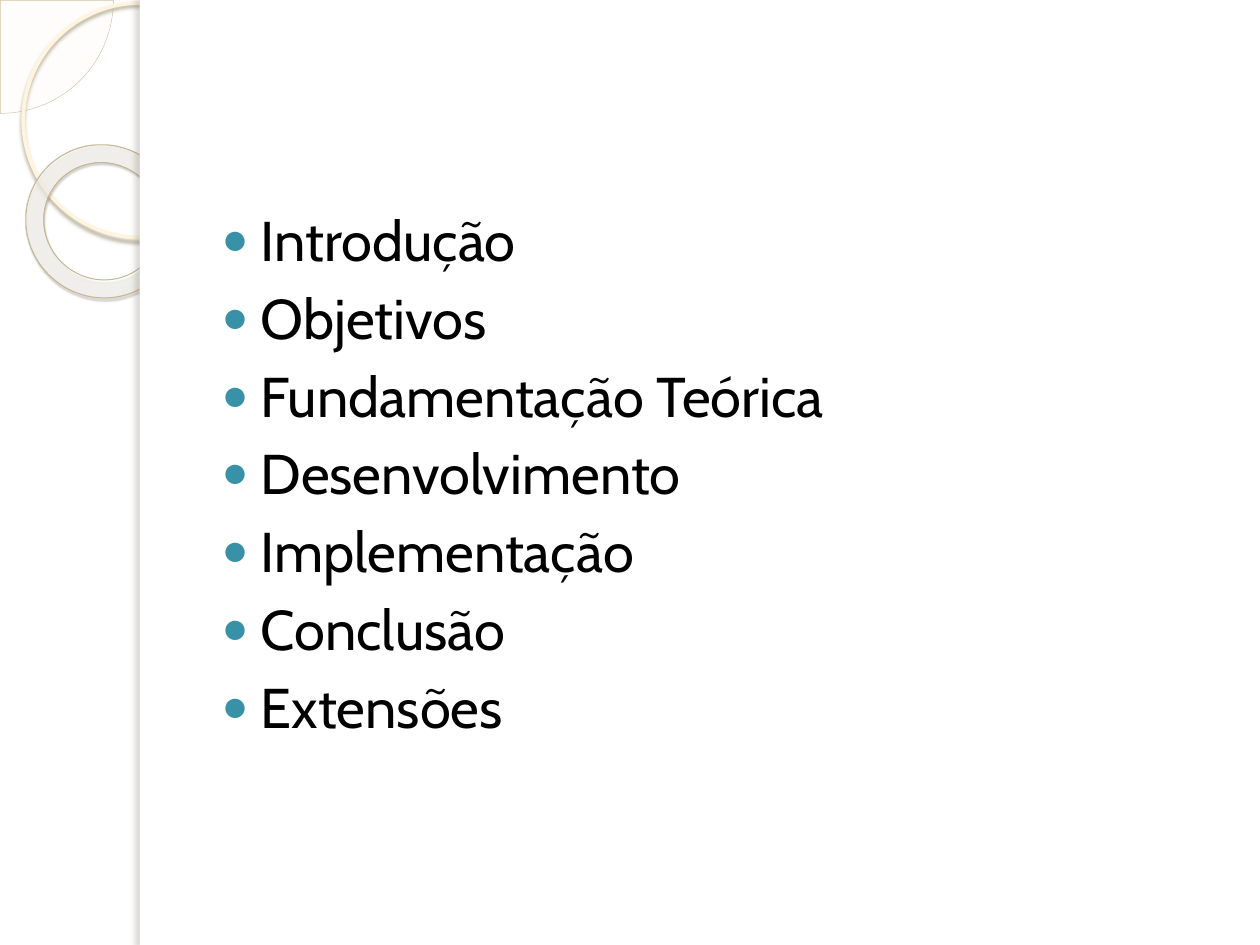
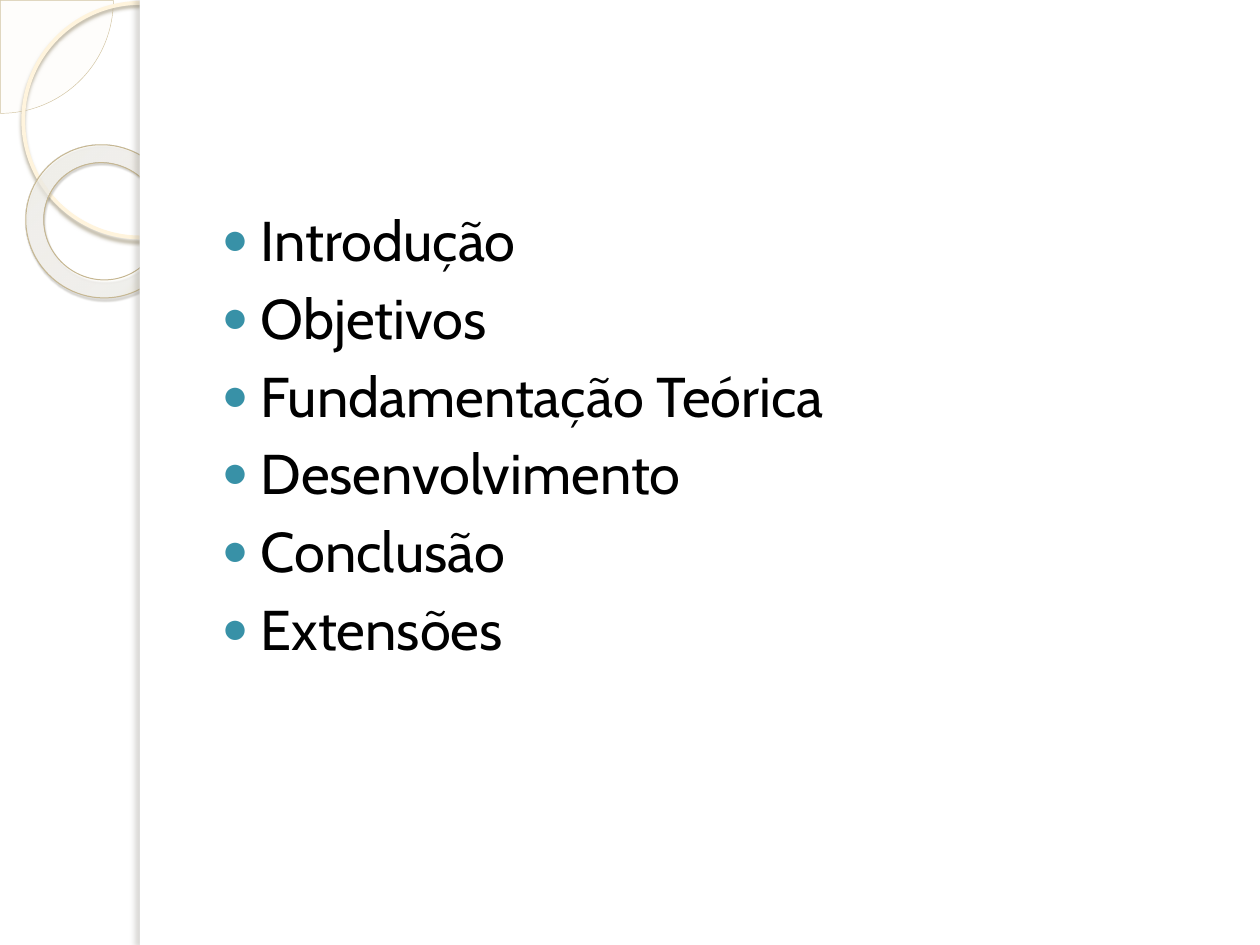
Before and after one commit to wendeldavid/soundwave, a slide deck: slide 2 of docs/tcc/Implementação de Suporta à Programação e Interpretação da.pptx. Drawn at 1260x945 pixels with LibreOffice and Linux fonts; fonts in the diff are those of the drawing; background and template pictures are left out. Boxes give left, top, right and bottom in pixels: in the first picture for what was removed or moved away, otherwise in the second. Text is boxed around its words. In the diff, an @@ line names an element or a change of style, - is before the commit and + after.

```diff
--- a/docs/tcc/Implementação de Suporta à Programação e Interpretação da.pptx
+++ b/docs/tcc/Implementação de Suporta à Programação e Interpretação da.pptx
@@ text at box(261, 530, 634, 585): paragraph removed @@
-● Implementação
```
Also in this commit, not shown: 5 other slides changed, 7 slides added, 2 slides removed.
